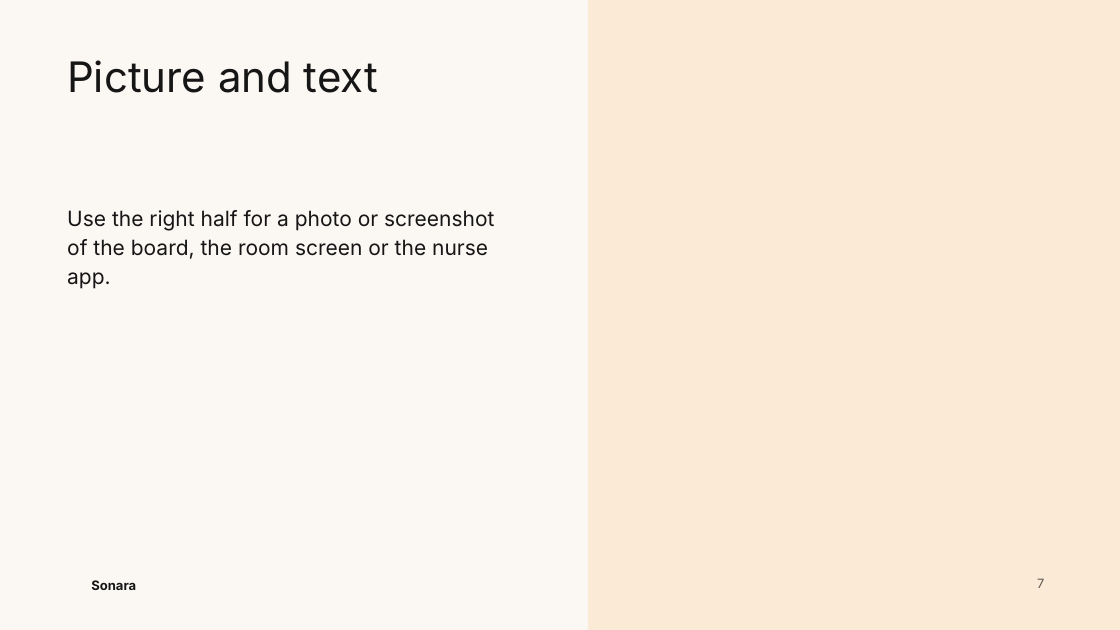
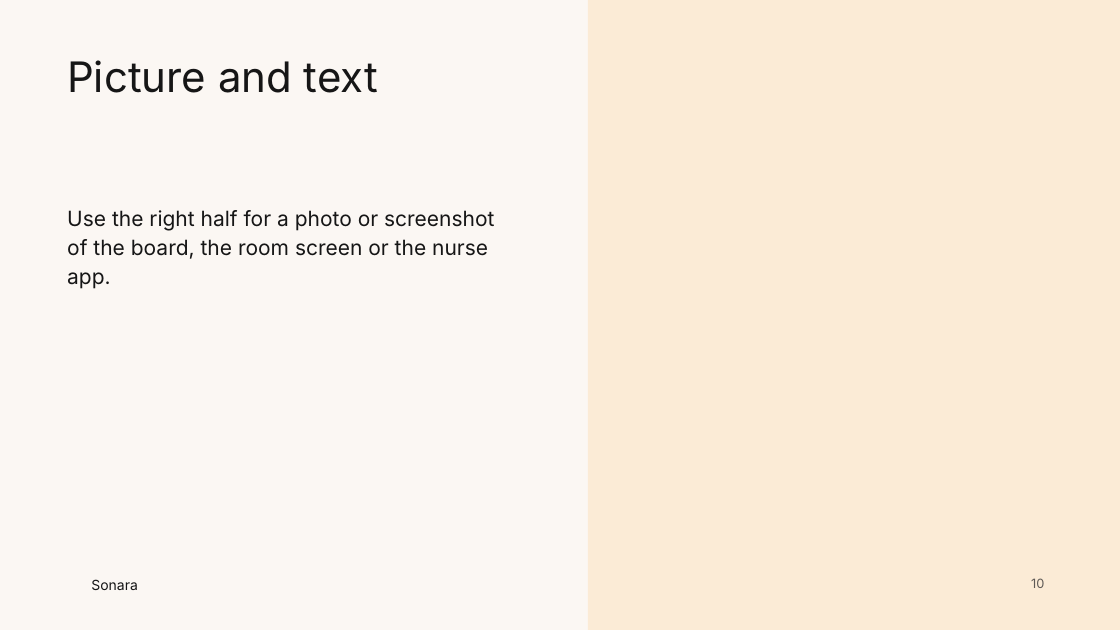
Before and after one commit to RaneemK-commits/sonara, a slide deck: slide 10 of roles/ui/presentation/Sonara-template.pptx (slide 7 before the commit). Drawn at 1120x630 pixels with LibreOffice and Linux fonts; fonts in the diff are those of the drawing; background and template pictures are left out. Boxes give left, top, right and bottom in pixels: in the first picture for what was removed or moved away, otherwise in the second. Text is boxed around its words. In the diff, an @@ line names an element or a change of style, - is before the commit and + after.

```diff
--- a/roles/ui/presentation/Sonara-template.pptx
+++ b/roles/ui/presentation/Sonara-template.pptx
@@ text "Sonara" at bbox=[91, 579, 138, 590]: size 11.2 to 12 pt, bold off @@
@@ page number at bbox=[1031, 578, 1044, 588]: text changed @@
-7
+10
```
Also in this commit, not shown: 7 other slides changed, 3 slides added.
